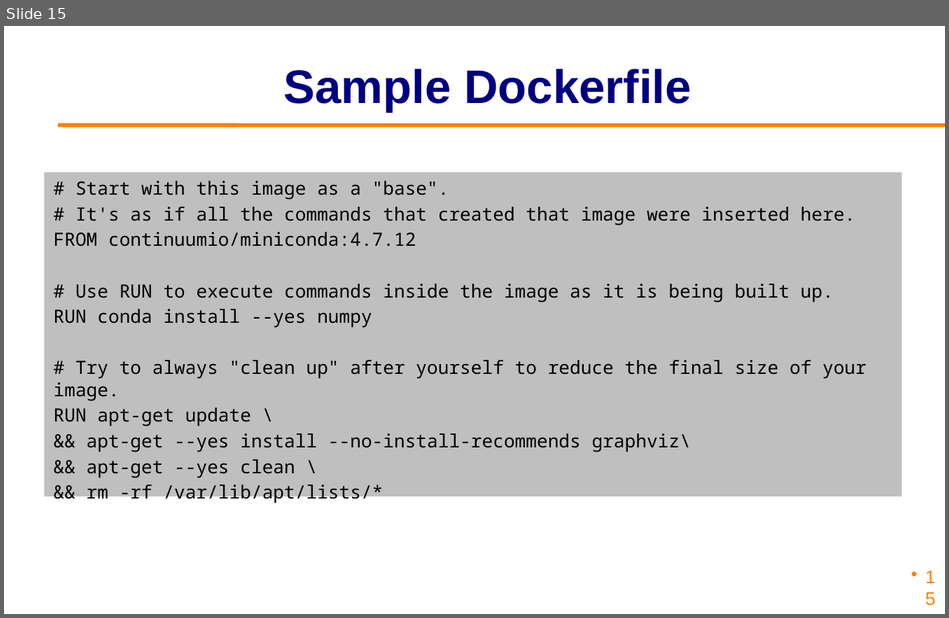
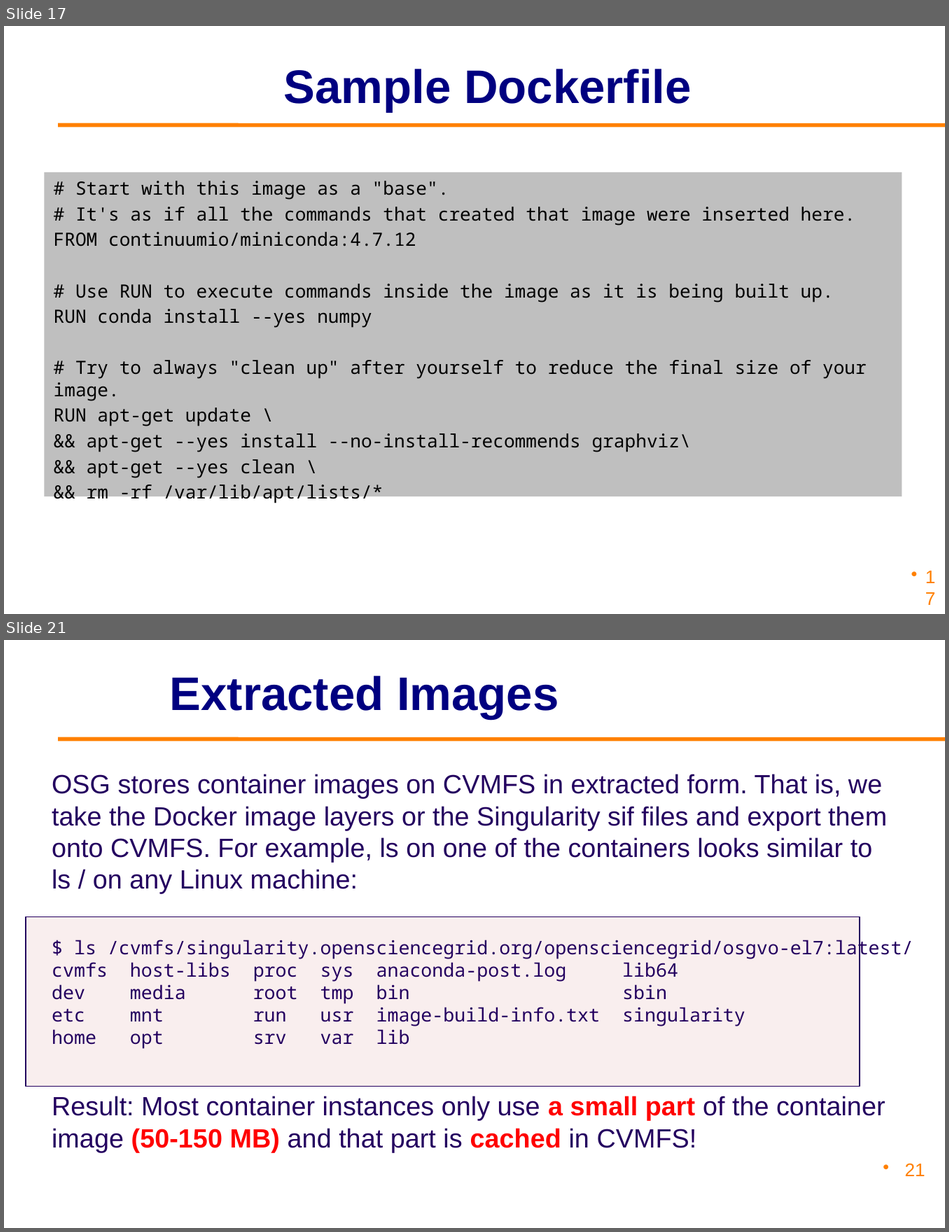
Before and after one commit to osg-htc/virtual-school-2021, a slide deck: docs/materials/gpus/files/osgvsp21-gpus-containers.pptx. Shown one above the other, each under a label of ours: slide 15 before the commit, slides 17 and 21 after it; the slides between them are not shown. The pictures are 949x618 and 949x1232 pixels, drawn with LibreOffice and Linux fonts; fonts in the diff are those of the drawing; background and template pictures are left out. Boxes give left, top, right and bottom in pixels: in the first picture for what was removed or moved away, otherwise in the second. Text is boxed around its words. In the diff, an @@ line names an element or a change of style, - is before the commit and + after.

```diff
--- a/docs/materials/gpus/files/osgvsp21-gpus-containers.pptx
+++ b/docs/materials/gpus/files/osgvsp21-gpus-containers.pptx
@@ slide 21 added at bbox=[4, 640, 945, 1228], background #FFFFFF; not listed: 1 template element that a slide beside it also shows @@
@@ title added at bbox=[170, 676, 558, 719], 36 pt, text #000080, bold @@
+Extracted Images
@@ text added at bbox=[52, 774, 913, 1152], 20.2 pt, text #23005F @@
+OSG stores container images on CVMFS in extracted form. That is, we take the Docker image layers or the Singularity sif files and export them onto CVMFS. For example, ls on one of the containers looks similar to ls / on any Linux machine:
+$ ls /cvmfs/singularity.opensciencegrid.org/opensciencegrid/osgvo-el7:latest/
+cvmfs host-libs proc sys anaconda-post.log lib64
+dev media root tmp bin sbin
+etc mnt run usr image-build-info.txt singularity
+home opt srv var lib
+Result: Most container instances only use a small part of the container image (50-150 MB) and that part is cached in CVMFS!
@@ rectangle added at bbox=[26, 916, 859, 1086], fill #F9EEEE, outline #23005F 0.75 pt @@
@@ page number added at bbox=[905, 1163, 925, 1176], 14 pt, text #FF8000 @@
+21
@@ what was slide 15 is now slide 17 @@
@@ page number at bbox=[901, 575, 945, 614]: text changed @@
-15
+17
```
Also in this commit, not shown: 1 slide changed, 5 other slides added, 1 other file.
